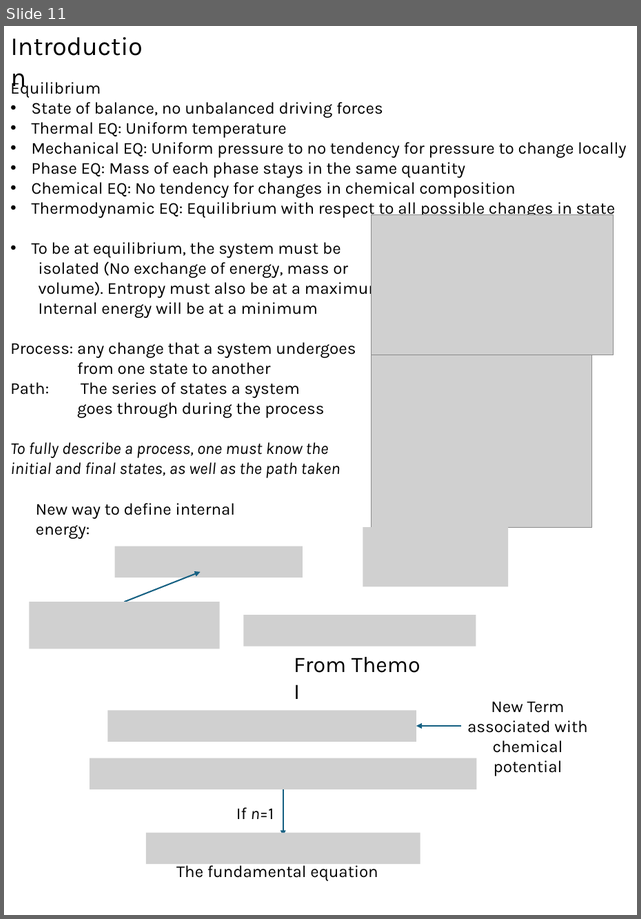
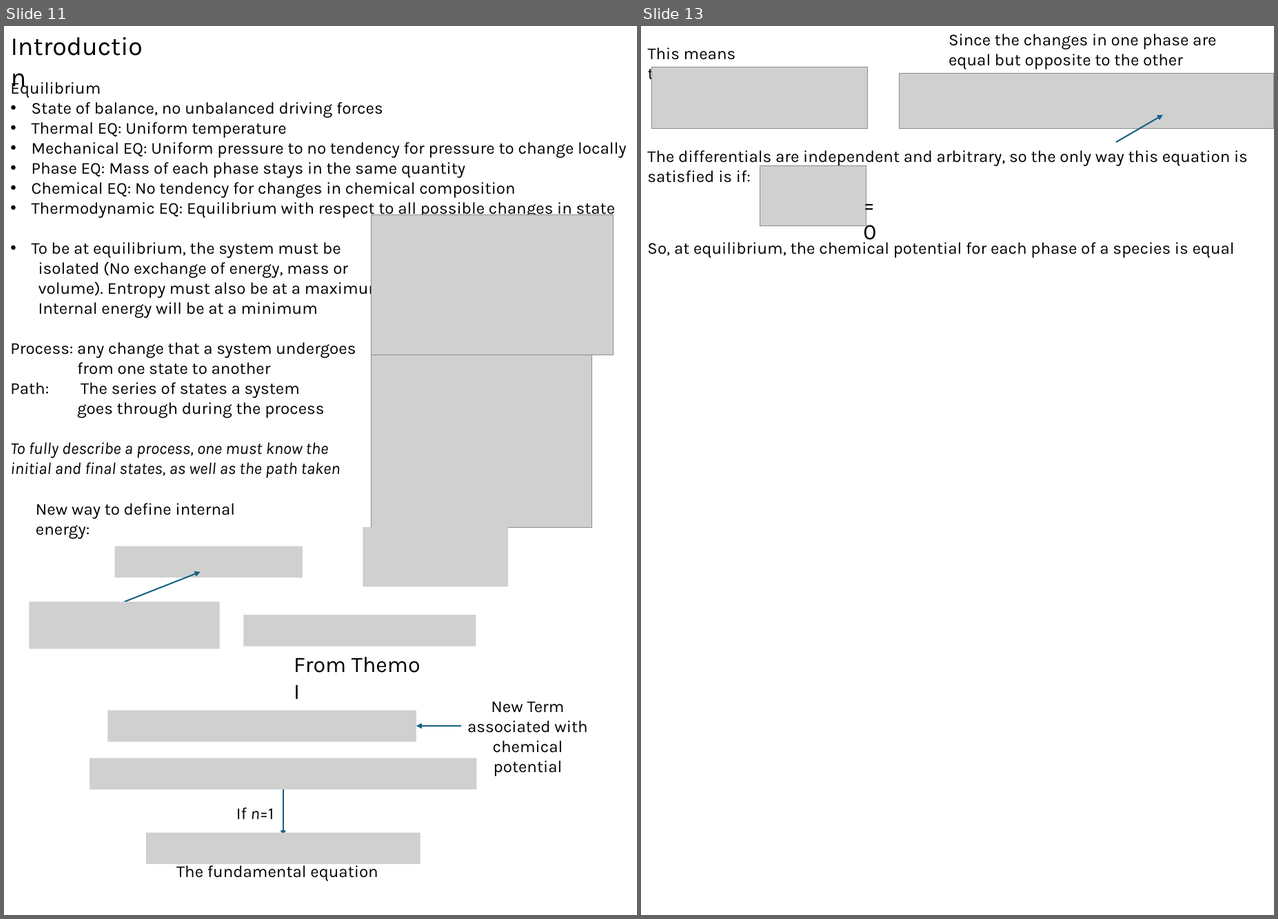
Before and after one commit to 1980s-Space-Guy/Fall24Classes, a slide deck: ThermodynamicsII.pptx. Shown side by side, each under a label of ours: slide 11 before the commit, slides 11 and 13 after it; the slides between them are not shown. The pictures are 641x919 and 1278x919 pixels, drawn with LibreOffice and Linux fonts; fonts in the diff are those of the drawing; grey boxes stand for pictures. Boxes give left, top, right and bottom in pixels: in the first picture for what was removed or moved away, otherwise in the second. Text is boxed around its words. In the diff, an @@ line names an element or a change of style, - is before the commit and + after.

```diff
--- a/ThermodynamicsII.pptx
+++ b/ThermodynamicsII.pptx
@@ slide 13 added at box(641, 26, 1274, 915), background #FFFFFF @@
@@ text added at box(949, 34, 1216, 74), 18 pt, text #000000 @@
+Since the changes in one phase are equal but opposite to the other phase
@@ text added at box(648, 47, 736, 83), 18 pt, text #000000 @@
+This means that
@@ picture added at box(651, 67, 868, 129) @@
@@ picture added at box(899, 74, 1274, 129) @@
@@ arrow added from (1116, 142) to (1163, 115), #156082 1.5 pt @@
@@ text added at box(647, 150, 1248, 183), 18 pt, text #000000 @@
+The differentials are independent and arbitrary, so the only way this equation is satisfied is if:
@@ picture added at box(760, 166, 867, 226) @@
@@ text added at box(863, 219, 876, 244), 24 pt, text #000000 @@
+= 0
@@ text added at box(647, 239, 1235, 258), 18 pt, text #000000 @@
+So, at equilibrium, the chemical potential for each phase of a species is equal
```
Also in this commit, not shown: 1 slide changed, 2 other slides added, 1 other file.
